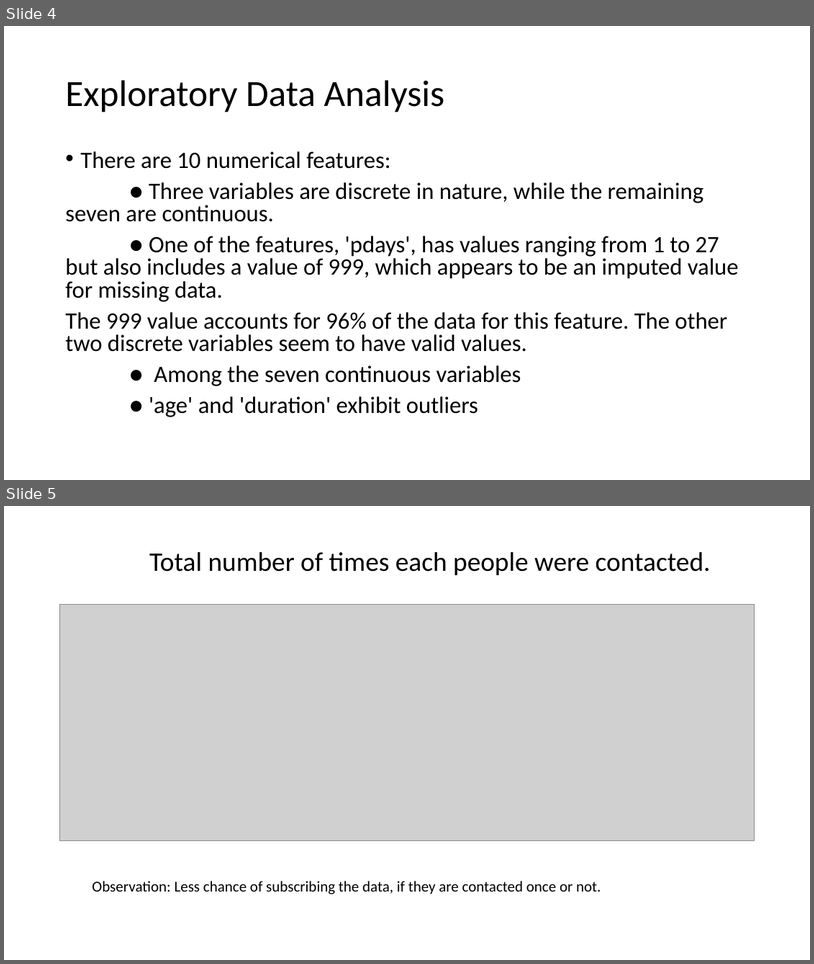
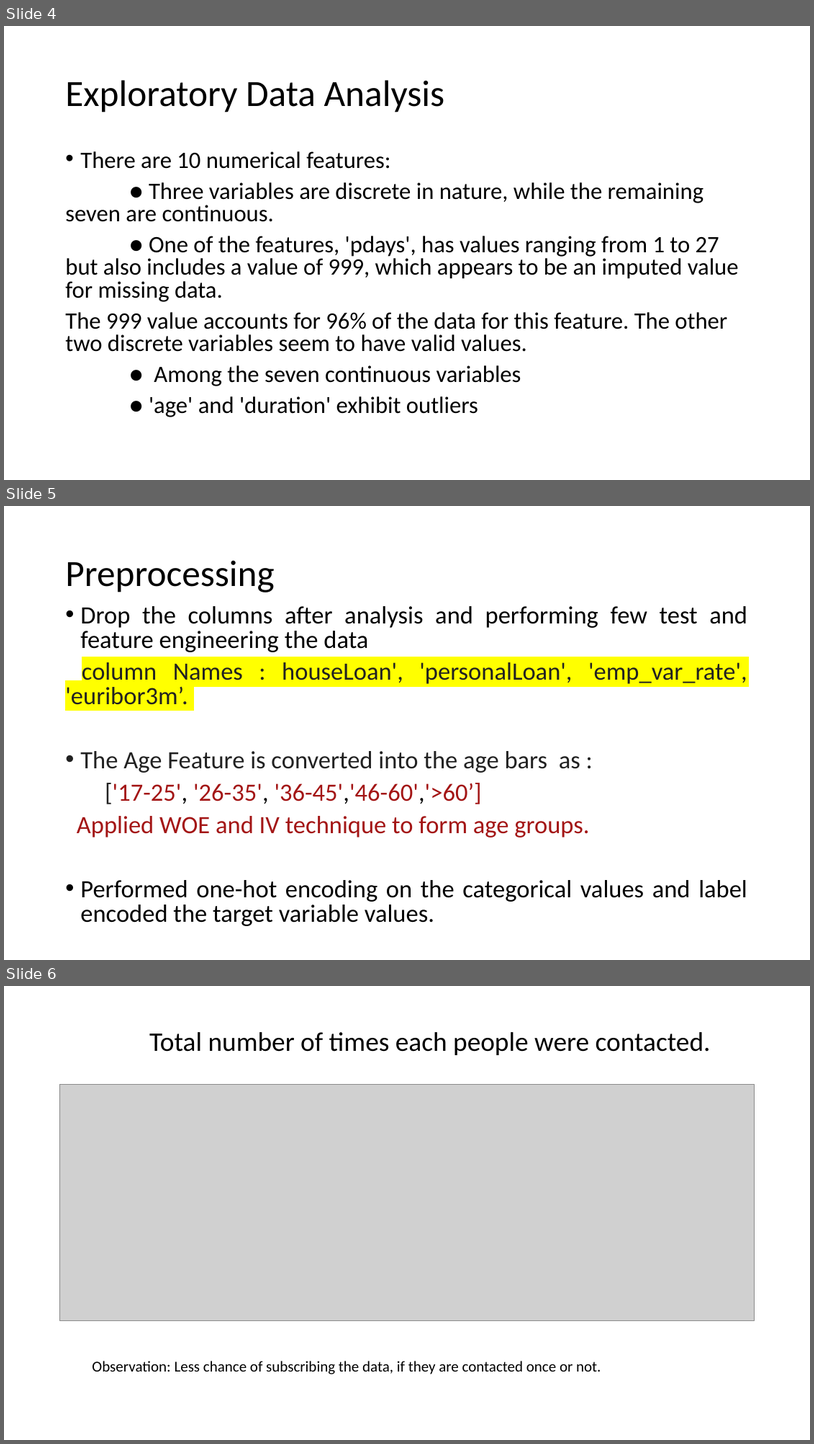
Before and after one commit to Ayushimalaviya/Bank-Marketing-Campaign-Analysis, a slide deck: week_11/EDA Presentation and proposed modeling technique.pptx. Shown one above the other, each under a label of ours: slides 4 and 5 before the commit, slides 4, 5 and 6 after it. The pictures are 814x964 and 814x1444 pixels, drawn with LibreOffice and Linux fonts; fonts in the diff are those of the drawing; grey boxes stand for pictures. Boxes give left, top, right and bottom in pixels: in the first picture for what was removed or moved away, otherwise in the second. Text is boxed around its words. In the diff, an @@ line names an element or a change of style, - is before the commit and + after.

```diff
--- a/week_11/EDA Presentation and proposed modeling technique.pptx
+++ b/week_11/EDA Presentation and proposed modeling technique.pptx
@@ slide 5 added at (4,506,810,960), background #FFFFFF @@
@@ title added at (65,560,274,592), 44 pt, text #000000 @@
+Preprocessing
@@ text added at (65,606,748,926), 29.6 pt, text #000000 @@
+• Drop the columns after analysis and performing few test and feature engineering the data
+column Names : houseLoan', 'personalLoan', 'emp_var_rate', 'euribor3m’.
+• The Age Feature is converted into the age bars as :
+['17-25', '26-35', '36-45','46-60','>60’]
+Applied WOE and IV technique to form age groups.
+• Performed one-hot encoding on the categorical values and label encoded the target variable values.
@@ what was slide 5 is now slide 6 @@
```
Also in this commit, not shown: 2 slides changed, 1 other file.
